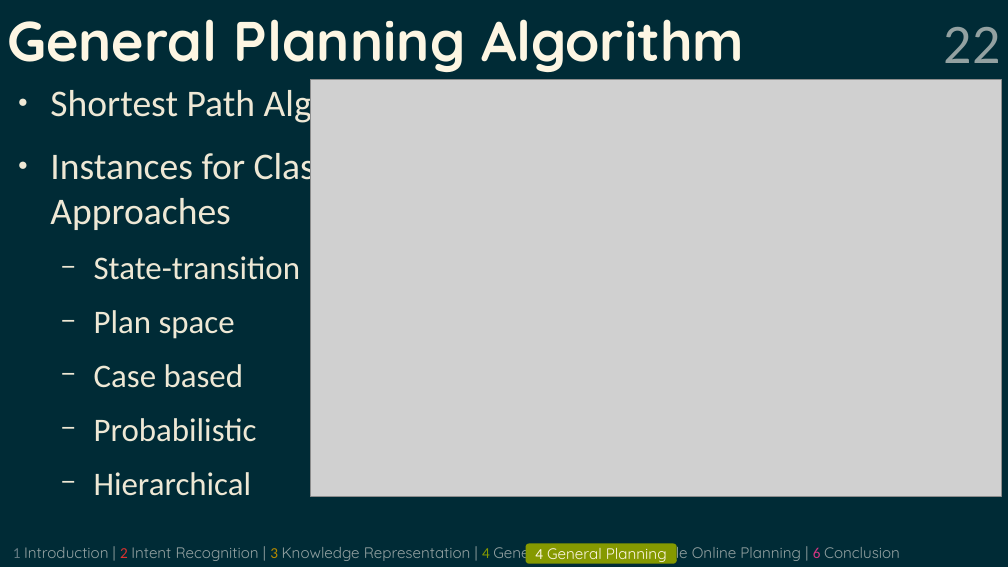
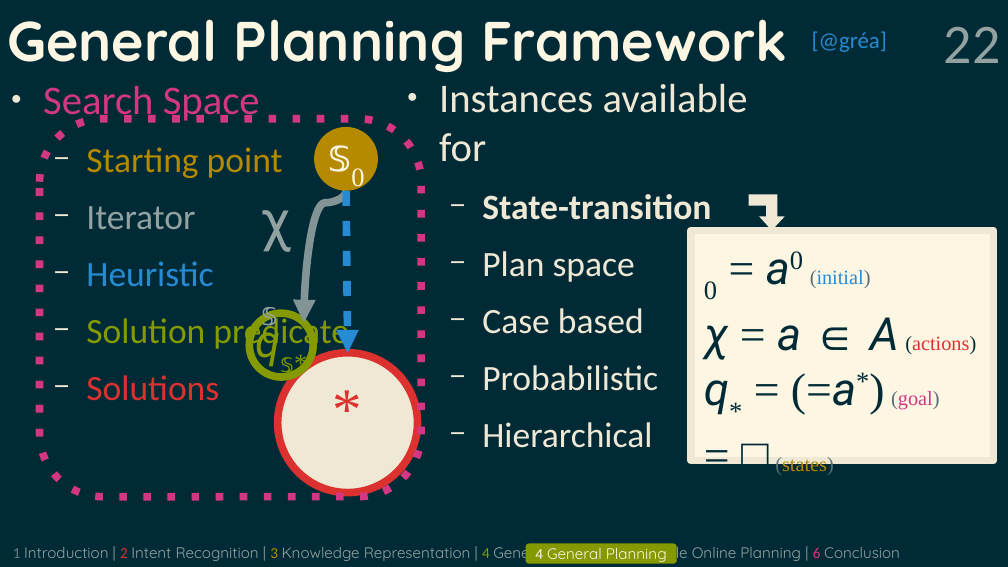
Before and after one commit to grea09/gennio, a slide deck: slide 22 of doc/defense.odp. Drawn at 1008x567 pixels with LibreOffice and Linux fonts; fonts in the diff are those of the drawing; grey boxes stand for pictures. Boxes give left, top, right and bottom in pixels: in the first picture for what was removed or moved away, otherwise in the second. Text is boxed around its words. In the diff, an @@ line names an element or a change of style, - is before the commit and + after.

```diff
--- a/doc/defense.odp
+++ b/doc/defense.odp
@@ title at (7, 19, 787, 72): text changed @@
-General Planning Algorithm
+General Planning Framework
@@ text added at (812, 31, 887, 52), 18 pt, text #268BD2 @@
+[@gréa]
@@ text added at (43, 85, 349, 401), 28 pt, text #859900 @@
+● Search Space
+  − Starting point
+  − Iterator
+  − Heuristic
+  − Solution predicate
+  − Solutions
@@ picture removed at (311, 80, 1002, 498) @@
@@ text "Instances available for": place and size @@
-text "Instances available for" at (50, 85, 416, 496)
+text "Instances available for" at (439, 83, 748, 448)
@@ text at (439, 83, 748, 162): text changed; size 29.6 to 32 pt @@
-● Shortest Path Algorithm
-● Instances for Classical Approaches
+● Instances available for
@@ rounded rectangle added at (39, 119, 421, 497), outline #D33682 6.01 pt @@
@@ ellipse added at (315, 127, 379, 191), fill #B58900, 36 pt, text #FDF6E3, italic @@
+𝕤0
@@ text added at (252, 180, 314, 353), 44 pt, text #93A1A1 @@
+χ𝕤
@@ curved arrow added from (346, 191) to (304, 323), #839496 6.01 pt @@
@@ arrow added from (346, 191) to (348, 353), #268BD2 6.01 pt @@
@@ text at (482, 194, 711, 448): size 25.9 to 28 pt in "State-transition", "Plan space", "Case based", "Probabilistic" and 1 more places; bold on in "State-transition" @@
@@ freeform shape added at (749, 195, 785, 231), fill #EEE8D5 @@
@@ rectangle added at (692, 231, 994, 461), fill #FDF6E3, outline #EEE8D5 6.01 pt, 16 pt, text #002B36 @@
+0 = a0 (initial)
+χ = a ∈ A (actions)
+q* = (=a*) (goal)
+= □ (states)
@@ ellipse added at (250, 314, 314, 378), outline #859900 6.01 pt, 36 pt, text #859900, italic @@
+q𝕤*
@@ ellipse added at (278, 353, 418, 493), fill #EEE8D5, outline #DC322F 6.01 pt, 80 pt, text #DC322F @@
+*
```
Also in this commit, not shown: 20 other slides changed, 2 slides added, 2 slides removed, 1 other file.
